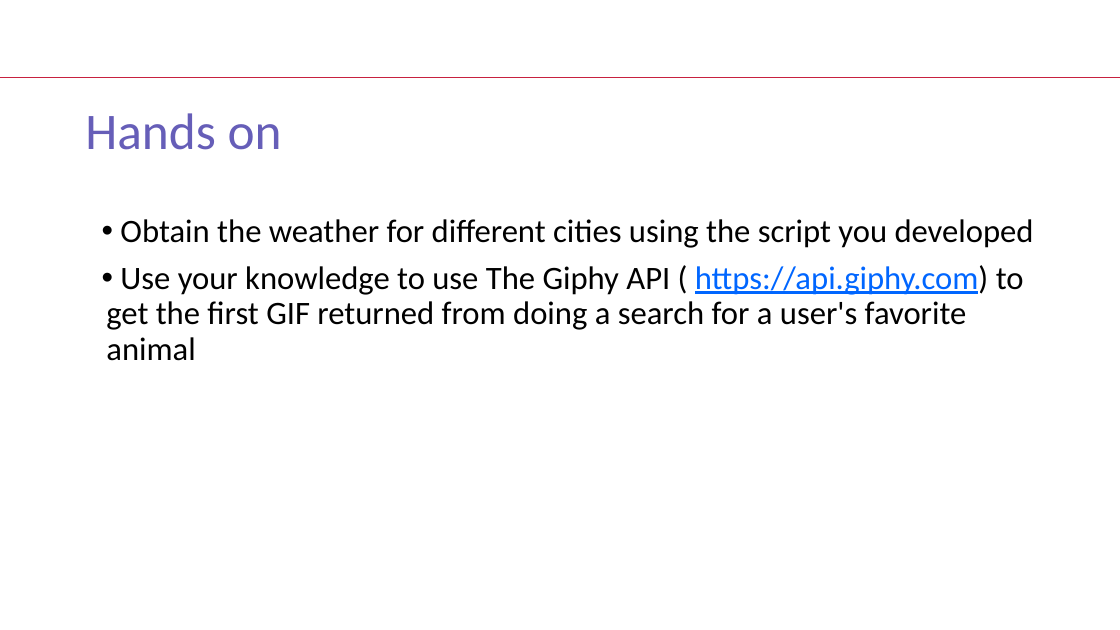
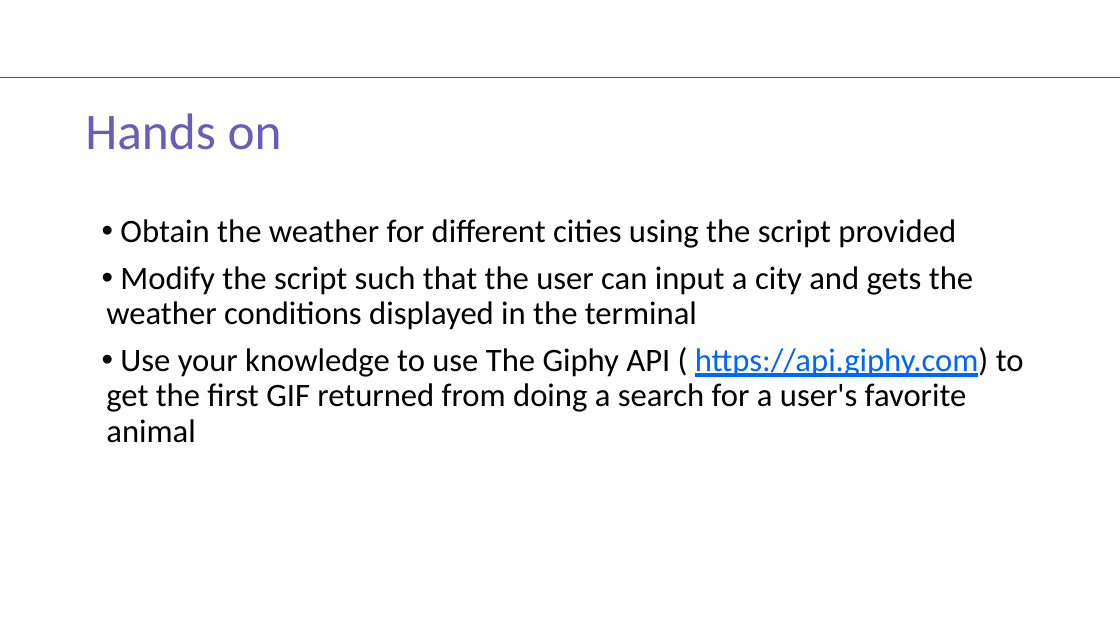
Before and after one commit to trallard/CodeFirst-Python_material, a slide deck: slide 15 of CF-session4.pptx. Drawn at 1120x630 pixels with LibreOffice and Linux fonts; fonts in the diff are those of the drawing; background and template pictures are left out. Boxes give left, top, right and bottom in pixels: in the first picture for what was removed or moved away, otherwise in the second. Text is boxed around its words. In the diff, an @@ line names an element or a change of style, - is before the commit and + after.

Commit message:
Updated the presentation

```diff
--- a/CF-session4.pptx
+++ b/CF-session4.pptx
@@ text at box(106, 219, 973, 330): text changed @@
-• Obtain the weather for different cities using the script you developed
+• Obtain the weather for different cities using the script provided
+• Modify the script such that the user can input a city and gets the weather conditions displayed in the terminal
```
Also in this commit, not shown: 1 slide added.
